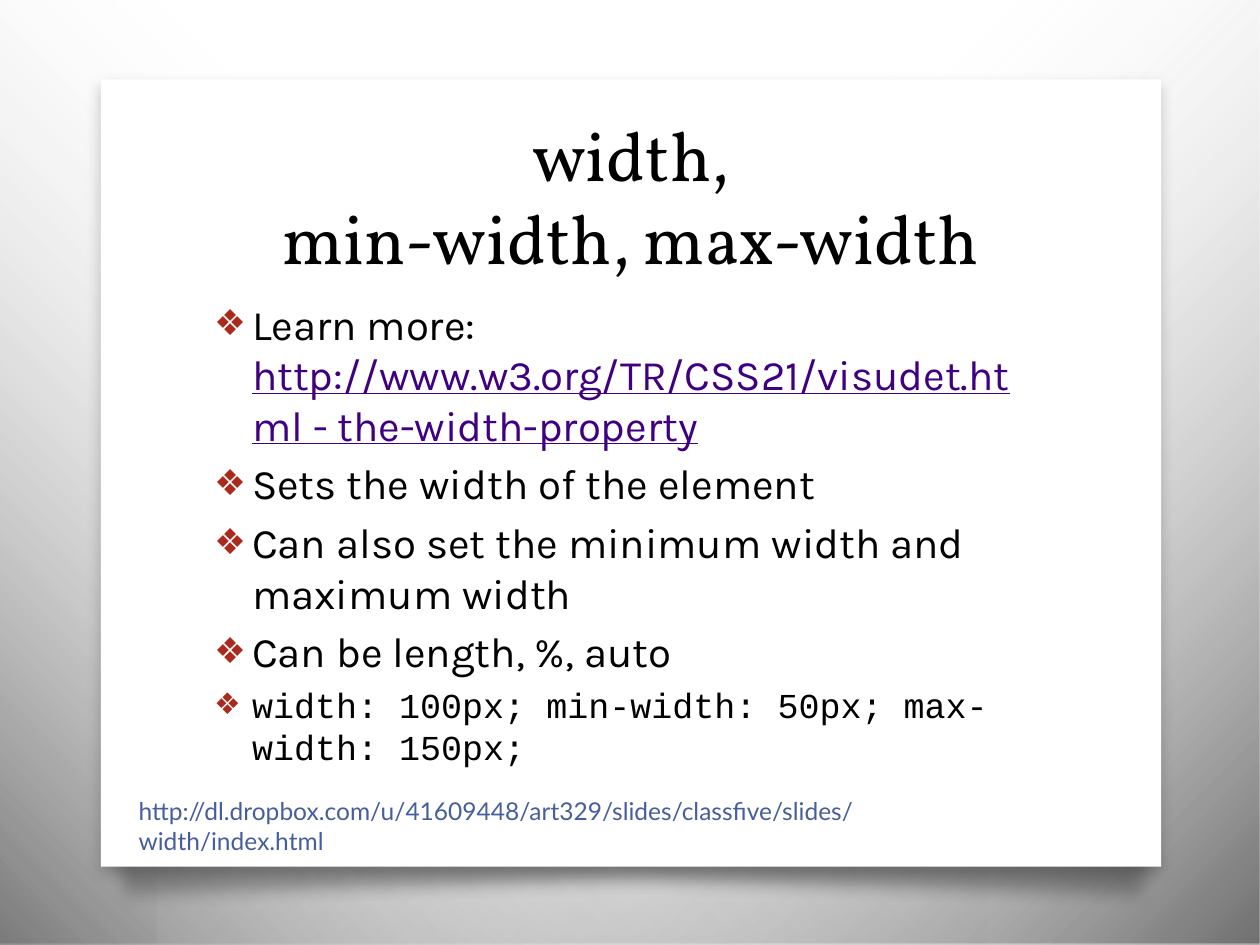
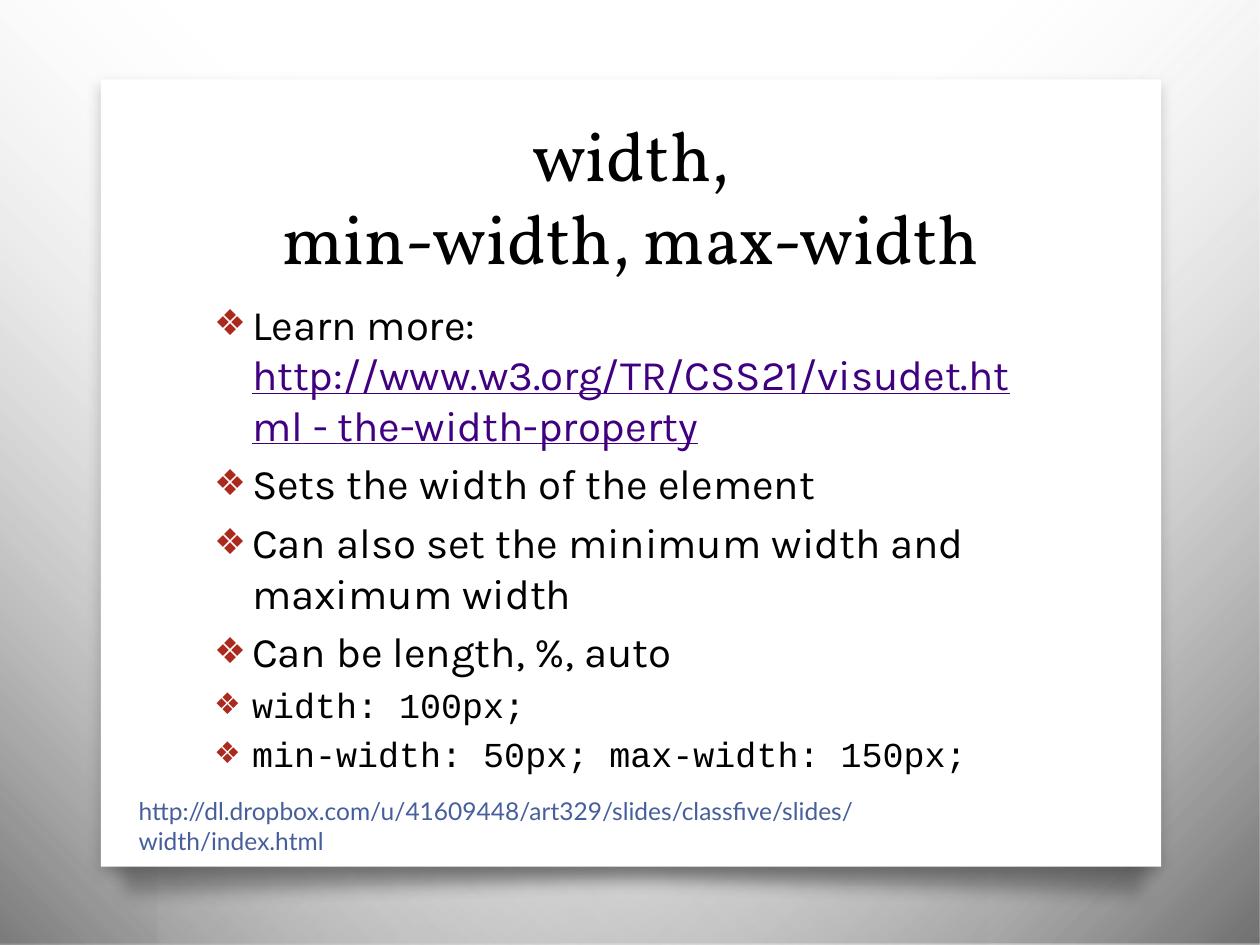
Before and after one commit to awayken/USF-ART329, a slide deck: slide 20 of slides/classfive/slides.pptx (slide 18 before the commit). Drawn at 1260x945 pixels with LibreOffice and Linux fonts; fonts in the diff are those of the drawing; background and template pictures are left out. Boxes give left, top, right and bottom in pixels: in the first picture for what was removed or moved away, otherwise in the second. Text is boxed around its words. In the diff, an @@ line names an element or a change of style, - is before the commit and + after.

```diff
--- a/slides/classfive/slides.pptx
+++ b/slides/classfive/slides.pptx
@@ text at (252, 693, 967, 775): text changed @@
-❖ width: 100px; min-width: 50px; max-width: 150px;
+❖ width: 100px;
+❖ min-width: 50px; max-width: 150px;
```
Also in this commit, not shown: 3 other slides changed, 2 slides added, 1 other file.
